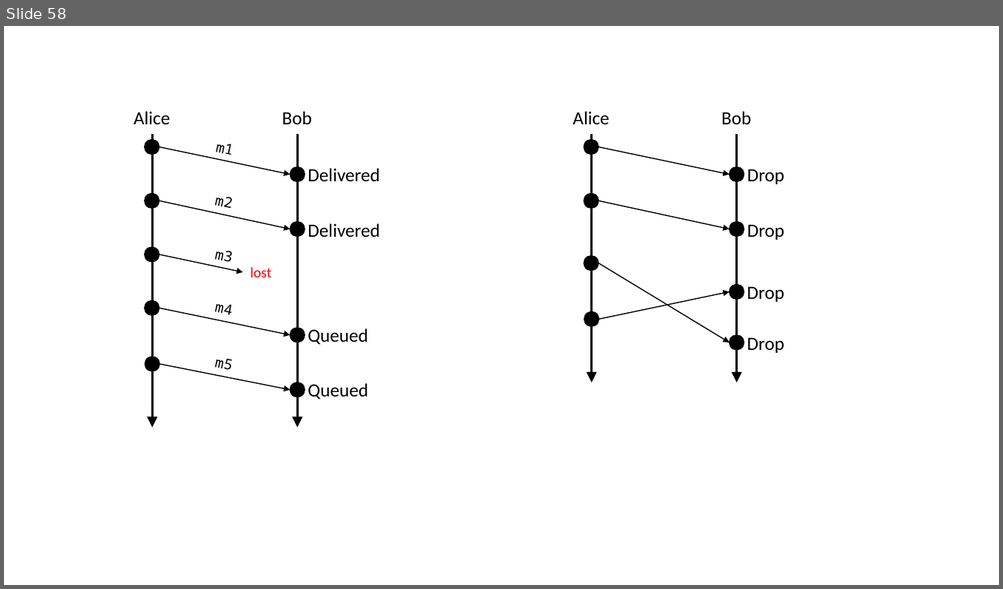
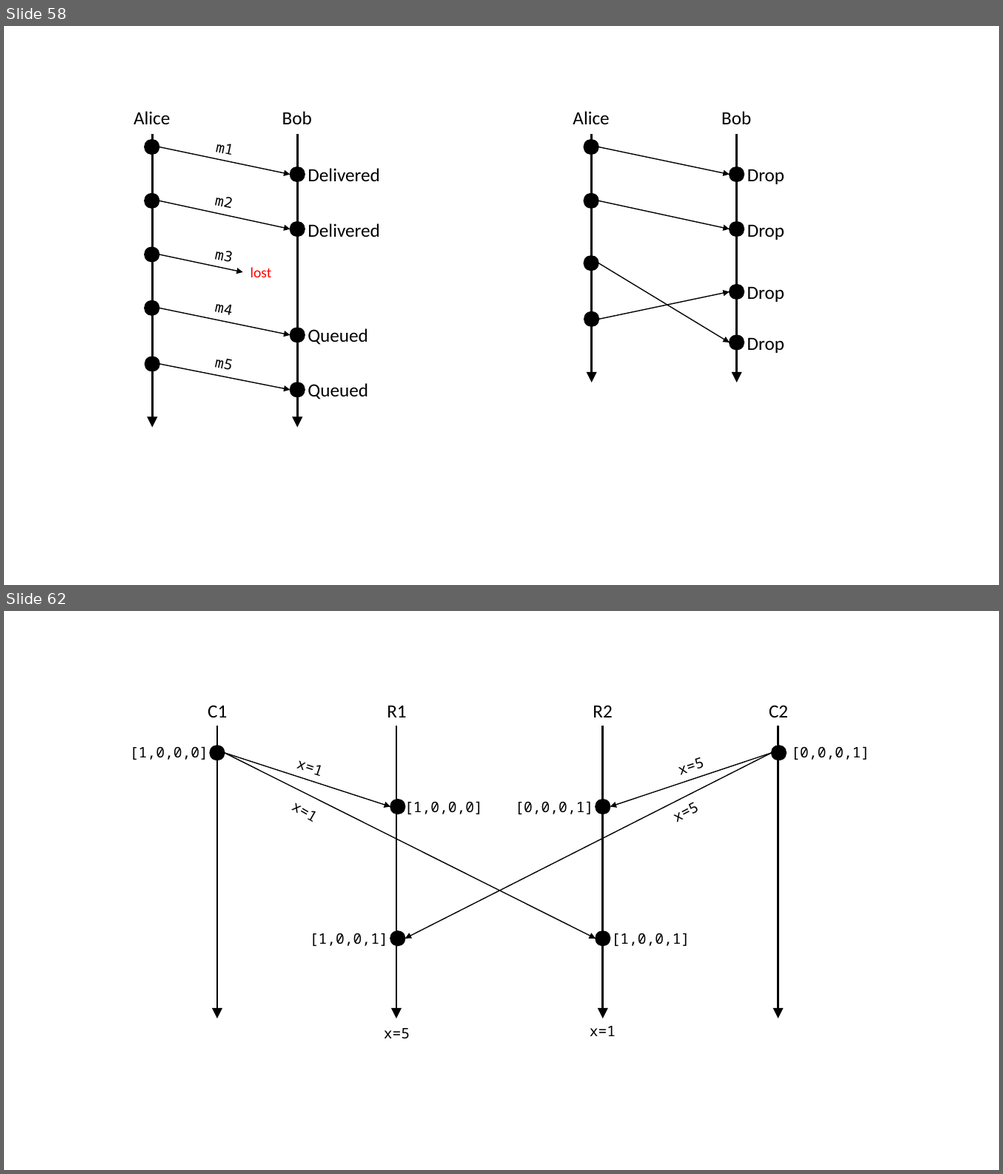
Before and after one commit to ChrisWhealy/DistributedSystemNotes, a slide deck: img/Diagrams.pptx. Shown one above the other, each under a label of ours: slide 58 before the commit, slides 58 and 62 after it; the slides between them are not shown. The pictures are 1003x589 and 1003x1174 pixels, drawn with LibreOffice and Linux fonts; fonts in the diff are those of the drawing. Boxes give left, top, right and bottom in pixels: in the first picture for what was removed or moved away, otherwise in the second. Text is boxed around its words. In the diff, an @@ line names an element or a change of style, - is before the commit and + after.

```diff
--- a/img/Diagrams.pptx
+++ b/img/Diagrams.pptx
@@ slide 62 added at (x1=4, y1=611, x2=999, y2=1170), background #FFFFFF @@
@@ text added at (x1=208, y1=705, x2=227, y2=718), 18 pt, text #000000 @@
+C1
@@ text added at (x1=387, y1=705, x2=406, y2=718), 18 pt, text #000000 @@
+R1
@@ text added at (x1=592, y1=705, x2=612, y2=718), 18 pt, text #000000 @@
+R2
@@ text added at (x1=768, y1=705, x2=788, y2=718), 18 pt, text #000000 @@
+C2
@@ arrow added from (217, 726) to (217, 1019), #000000 2 pt @@
@@ arrow added from (396, 726) to (396, 1019), #000000 2 pt @@
@@ arrow added from (603, 726) to (603, 1019), #000000 2 pt @@
@@ arrow added from (778, 726) to (778, 1019), #000000 2 pt @@
@@ text added at (x1=130, y1=746, x2=208, y2=760), 14 pt, text #000000 @@
+[1,0,0,0]
@@ ellipse added at (x1=210, y1=745, x2=225, y2=760), fill #000000, outline #000000 1 pt @@
@@ arrow added from (225, 753) to (596, 939), #000000 1 pt @@
@@ arrow added from (225, 753) to (390, 806), #000000 1 pt @@
@@ text added at (x1=296, y1=760, x2=321, y2=776), 14 pt, text #000000 @@
+x=1
@@ arrow added from (771, 753) to (404, 939), #000000 1 pt @@
@@ arrow added from (771, 753) to (610, 806), #000000 1 pt @@
@@ text added at (x1=680, y1=758, x2=705, y2=779), 14 pt, text #000000 @@
+x=5
@@ ellipse added at (x1=771, y1=745, x2=786, y2=760), fill #000000, outline #000000 1 pt @@
@@ text added at (x1=791, y1=746, x2=869, y2=760), 14 pt, text #000000 @@
+[0,0,0,1]
@@ text added at (x1=290, y1=803, x2=313, y2=822), 14 pt, text #000000 @@
+x=1
@@ ellipse added at (x1=390, y1=800, x2=405, y2=815), fill #000000, outline #000000 1 pt @@
@@ text added at (x1=404, y1=801, x2=483, y2=815), 14 pt, text #000000 @@
+[1,0,0,0]
@@ text added at (x1=515, y1=801, x2=593, y2=815), 14 pt, text #000000 @@
+[0,0,0,1]
@@ ellipse added at (x1=596, y1=800, x2=611, y2=815), fill #000000, outline #000000 1 pt @@
@@ text added at (x1=676, y1=806, x2=691, y2=823), 14 pt, text #000000 @@
+x=5
@@ text added at (x1=310, y1=933, x2=388, y2=946), 14 pt, text #000000 @@
+[1,0,0,1]
@@ ellipse added at (x1=390, y1=931, x2=405, y2=946), fill #000000, outline #000000 1 pt @@
@@ ellipse added at (x1=596, y1=931, x2=611, y2=946), fill #000000, outline #000000 1 pt @@
@@ text added at (x1=612, y1=933, x2=690, y2=946), 14 pt, text #000000 @@
+[1,0,0,1]
@@ text added at (x1=384, y1=1028, x2=410, y2=1039), 14 pt, text #000000 @@
+x=5
@@ text added at (x1=589, y1=1026, x2=615, y2=1037), 14 pt, text #000000 @@
+x=1
```
Also in this commit, not shown: 3 slides changed, 5 other slides added, 1 slide removed, 20 other files.
